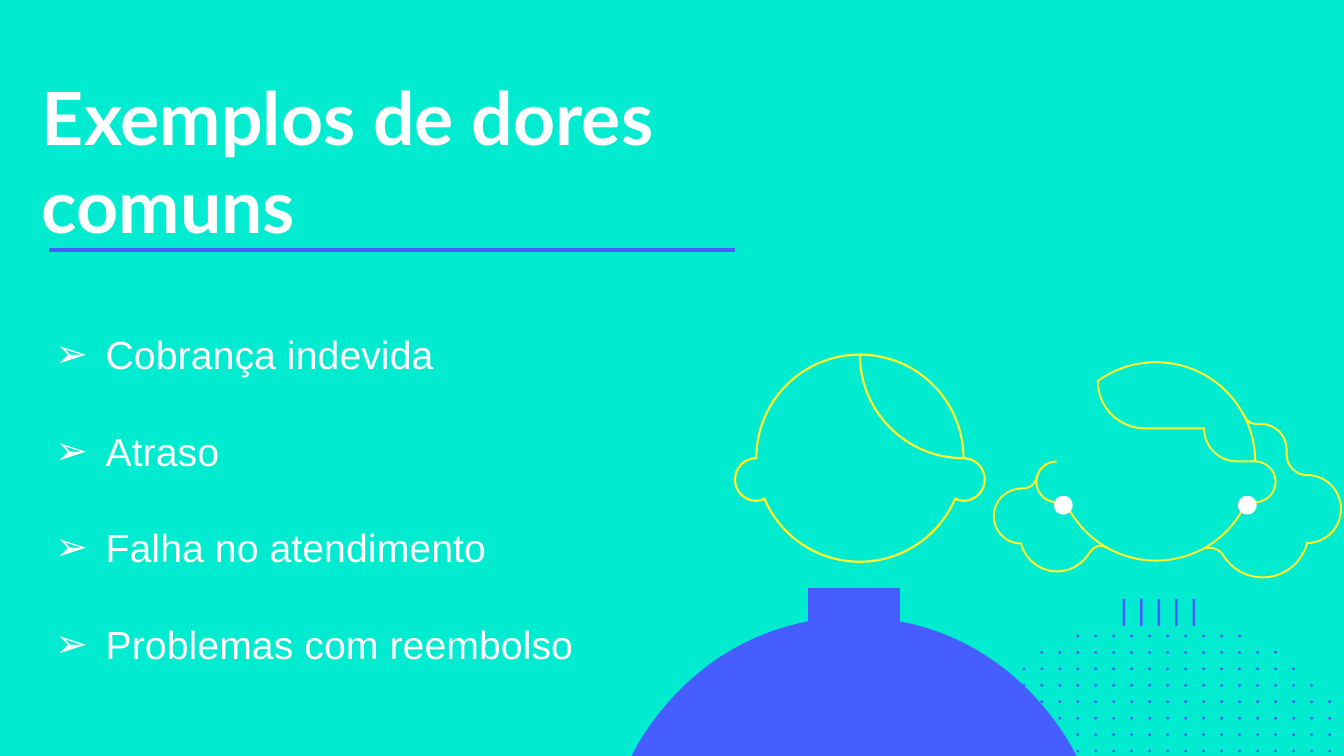
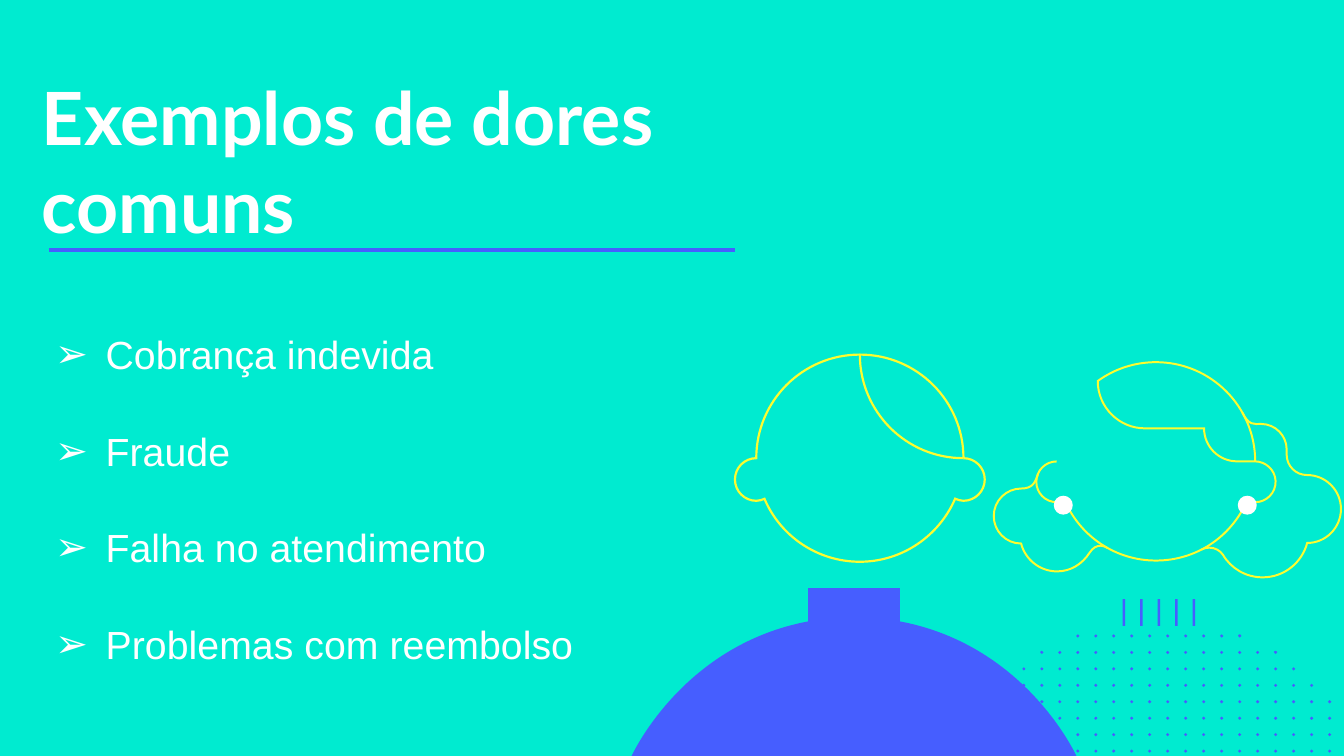
Before and after one commit to vaosoares/DATATHON, a slide deck: slide 4 of APRESENTAÇÃO DATATHON.pptx. Drawn at 1344x756 pixels with LibreOffice and Linux fonts; fonts in the diff are those of the drawing. Boxes give left, top, right and bottom in pixels: in the first picture for what was removed or moved away, otherwise in the second. Text is boxed around its words. In the diff, an @@ line names an element or a change of style, - is before the commit and + after.

Commit message:
APRESENTAÇÃO DATATHON
Arquivo ppt para apresentação dos resultados obtidos com o pipeline DATATHONVanderlei

```diff
--- a/APRESENTAÇÃO DATATHON.pptx
+++ b/APRESENTAÇÃO DATATHON.pptx
@@ text at bbox=[106, 437, 230, 467]: text changed @@
-➢ Atraso
+➢ Fraude
```
